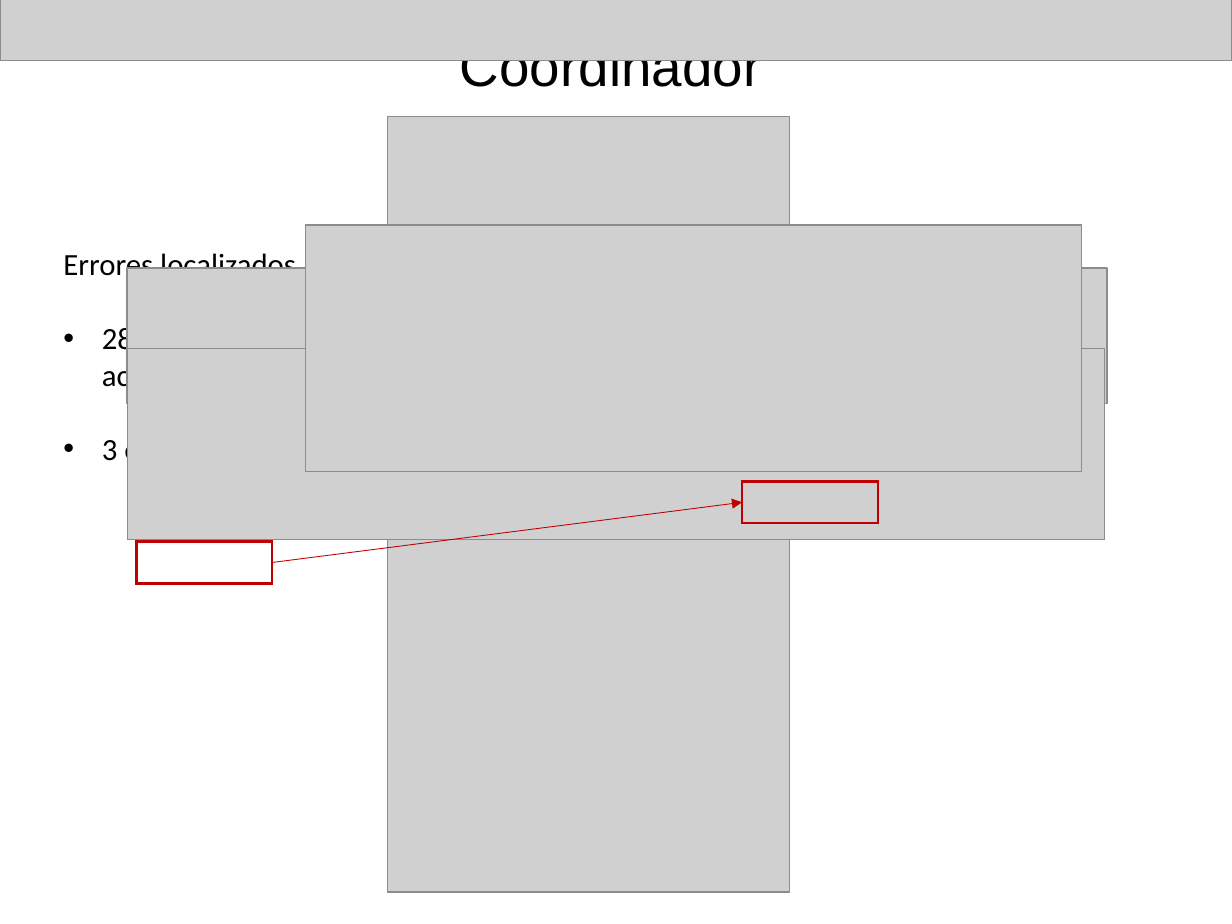
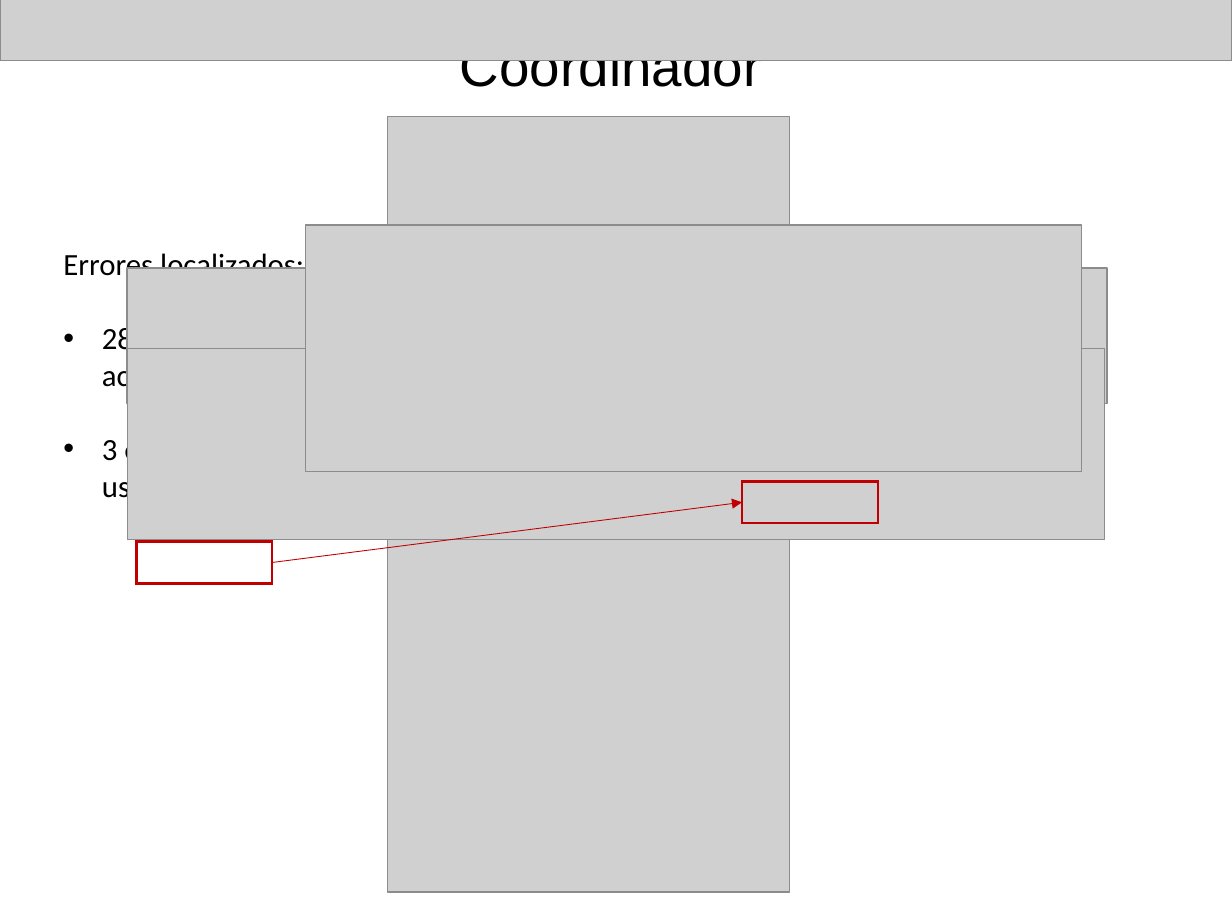
Before and after one commit to dguarch/Mindty, a slide deck: slide 4 of doc/Presentación1.pptx. Drawn at 1232x924 pixels with LibreOffice and Linux fonts; fonts in the diff are those of the drawing; grey boxes stand for pictures; background and template pictures are left out. Boxes give left, top, right and bottom in pixels: in the first picture for what was removed or moved away, otherwise in the second. Text is boxed around its words. In the diff, an @@ line names an element or a change of style, - is before the commit and + after.

```diff
--- a/doc/Presentación1.pptx
+++ b/doc/Presentación1.pptx
@@ text at <box>63,250,304,505</box>: text changed @@
-Errores localizados
-• 28 errores de accesibilidad
-• 3 error usabilidad
+Errores localizados:
+• 28 errores de accesibilidad.
+• 3 errores de usabilidad .
```
Also in this commit, not shown: 4 other slides changed.
